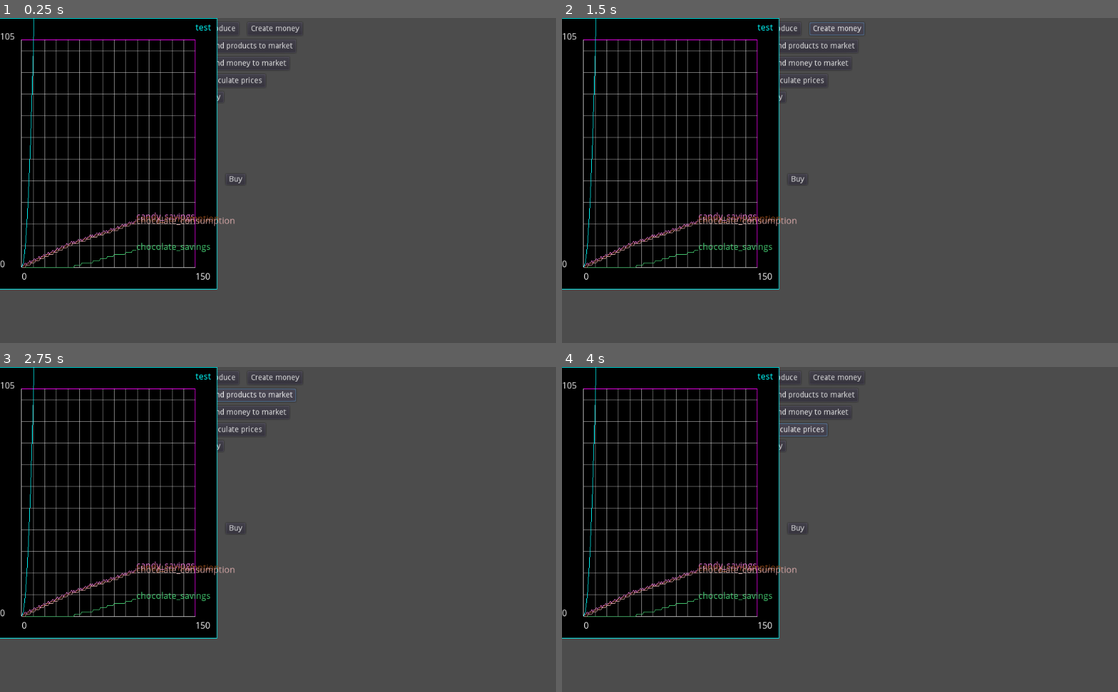
Above: before the commit, frames 1-4 (two rows, left to right).
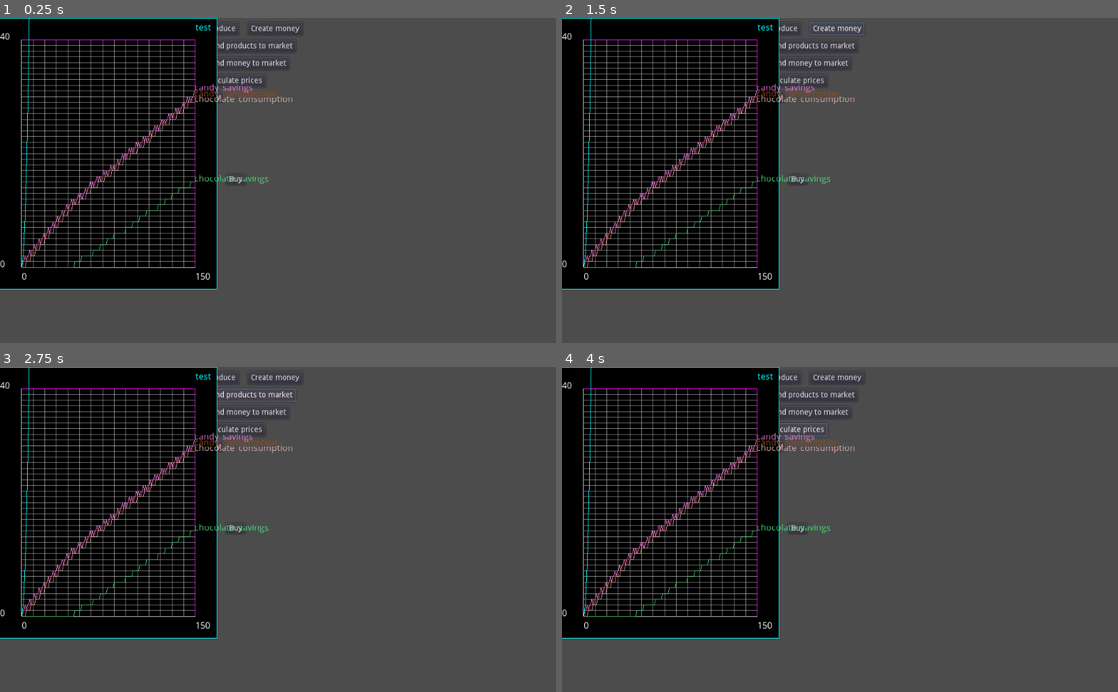
Above: after the commit, the same moments.

Repository: carlostgit/Fiat2
Game: Godot game, scene res://Fiat.tscn
Same seed, same stepped clock (60 frames per second), same inputs: the game is played once before the commit and once after it.
Inputs:
- Up to frame 1 (0.25 s): no input
- Up to frame 2 (1.5 s): click "Produce" at 0.5 s; click "Create money" at 1.25 s
- Up to frame 3 (2.75 s): click "Send products to market" at 2 s
- Up to frame 4 (4 s): click "Send money to market" at 2.75 s; click "Calculate prices" at 3.5 s

The runs differ from the first frame. In frame 1, 5.5% of the frame differs, in the area x 0-53%, y 0-77%; in frame 2, 5.5%; in frame 3, 5.5%; in frame 4, 5.5%.

Commit message:
Cambio de nombre a los combos de SatisfactionCalculator. Los llamo complementary_combos, porque voy a añadir suplementary_combos

Diff:
--- a/PriceCalculation/PriceCalculationTester.gd
+++ b/PriceCalculation/PriceCalculationTester.gd
@@ -17,7 +17,7 @@
 func _ready():
 
 	var x_max:float = 150
-	var y_max:float = 105
+	var y_max:float = 40
 	var plotter:Plotter = Plotter.new(x_max,y_max)
 	plotter.set_size(Vector2(400,400))
 	plotter.set_size(Vector2(400,500))
@@ -61,8 +61,8 @@
 	var param_preference_at_0_for_sweets = 1.0
 	var maximum_satisf_for_sweets = 10.0
 	var satisfaction_curve_for_sweets:SatisfactionCurve = SatisfactionCurve.new(param_preference_at_0_for_sweets, maximum_satisf_for_sweets)
-	satisfaction_calculator.set_combo("sweets_consumption",["candy_consumption","chocolate_consumption"])
-	satisfaction_calculator.set_satisfaction_curve_for_combo("sweets_consumption",satisfaction_curve_for_sweets)
+	satisfaction_calculator.set_complementary_combo("sweets_consumption",["candy_consumption","chocolate_consumption"])
+	satisfaction_calculator.set_satisfaction_curve_for_complementary_combo("sweets_consumption",satisfaction_curve_for_sweets)
 
 	var param_preference_at_0_for_candy_sav = 1.0
 	var maximum_satisf_for_candy_sav = 10.0
@@ -85,7 +85,7 @@
 	print (options_result)
 	var products_result = satisfaction_calculator.get_products()
 	print (products_result)
-	var combos_result = satisfaction_calculator.get_combos()
+	var combos_result = satisfaction_calculator.get_complementary_combos()
 	print (combos_result)
 
 #
@@ -157,7 +157,7 @@
 		for option in options:
 			option_points_dict[option] = []
 
-		for i in range(100):
+		for i in range(150):
 #			var input_dict:Dictionary = {"candy":i}
 #			var options_output:Dictionary = trade_calculator.calculate_trade_for_combidict(input_dict)
 			var options_output:Dictionary = trade_calculator.calculate_best_combidict(i)
--- a/PriceCalculation/SatisfactionCalculator.gd
+++ b/PriceCalculation/SatisfactionCalculator.gd
@@ -10,9 +10,8 @@
 
 #const Combination = preload("res://Combination.gd")
 
-var _combos:Dictionary = {"sweets":["chocolate","candy"]}
-#var _param_combo_preference_at_0 = {"sweets":10.8}
-#var _param_combo_maximum_quantity_satisf = {"sweets":3.0}
+var _complementary_combos:Dictionary = {"sweets":["chocolate","candy"]}
+
 
 #var _products = ["chocolate","candy"]
 var _products = Globals._products
@@ -22,7 +21,7 @@
 const SatisfactionCurve = preload("res://PriceCalculation/SatisfactionCurve.gd")
 
 var _option_satisf_curve_dict:Dictionary = {}
-var _combo_satisf_curve_dict:Dictionary = {}
+var _complementary_combo_satisf_curve_dict:Dictionary = {}
 
 var _options:Array = ["candy_savings","chocolate_savings",
 						"candy_consumption","chocolate_consumption"]
@@ -84,7 +83,7 @@
 func calculate_satifaction_of_candy_consumption(quantity_arg:float) -> float:
 	return calculate_satifaction_of_option("candy_consumption",quantity_arg)
 func calculate_satifaction_of_sweets_consumption(quantity_arg:float) -> float:
-	return calculate_satifaction_of_opt_combo("sweets_consumption",quantity_arg)
+	return calculate_satifaction_of_opt_complementary_combo("sweets_consumption",quantity_arg)
 ##
 
 
@@ -97,7 +96,7 @@
 
 func reset()->void:
 	_option_satisf_curve_dict.clear()
-	_combo_satisf_curve_dict.clear()
+	_complementary_combo_satisf_curve_dict.clear()
 
 func set_preference_for_chocolate():
 	reset()
@@ -117,8 +116,8 @@
 	return 0
 
 func get_combo_max_satisfaction(combo_arg:String):
-	if _combo_satisf_curve_dict.has(combo_arg):
-		return _combo_satisf_curve_dict[combo_arg].get_maximum_satisf()
+	if _complementary_combo_satisf_curve_dict.has(combo_arg):
+		return _complementary_combo_satisf_curve_dict[combo_arg].get_maximum_satisf()
 	return 0
 
 func get_option_preference_at_0(option_arg:String):
@@ -127,8 +126,8 @@
 	return 0
 
 func get_combo_preference_at_0(combo_arg:String):
-	if _combo_satisf_curve_dict.has(combo_arg):
-		return _combo_satisf_curve_dict[combo_arg].get_preference_at_0()
+	if _complementary_combo_satisf_curve_dict.has(combo_arg):
+		return _complementary_combo_satisf_curve_dict[combo_arg].get_preference_at_0()
 	return 0
 
 func increase_max_satisfaction_of_option(option_arg:String):
@@ -138,10 +137,10 @@
 		_option_satisf_curve_dict[option_arg].set_maximum_satisf(current_max_satisf)
 
 func increase_max_satisfaction_of_combo(combo_arg:String):
-	if _combo_satisf_curve_dict.has(combo_arg):
-		var current_max_satisf = _combo_satisf_curve_dict[combo_arg].get_maximum_satisf()
+	if _complementary_combo_satisf_curve_dict.has(combo_arg):
+		var current_max_satisf = _complementary_combo_satisf_curve_dict[combo_arg].get_maximum_satisf()
 		current_max_satisf += 1
-		_combo_satisf_curve_dict[combo_arg].set_maximum_satisf(current_max_satisf)
+		_complementary_combo_satisf_curve_dict[combo_arg].set_maximum_satisf(current_max_satisf)
 
 
 func set_max_satisfaction_of_option(option_arg:String,max_satisf_arg:float):
@@ -149,8 +148,8 @@
 		_option_satisf_curve_dict[option_arg].set_maximum_satisf(max_satisf_arg)
 
 func set_max_satisfaction_of_combo(combo_arg:String,max_satisf_arg:float):
-	if _combo_satisf_curve_dict.has(combo_arg):
-		_combo_satisf_curve_dict[combo_arg].set_maximum_satisf(max_satisf_arg)
+	if _complementary_combo_satisf_curve_dict.has(combo_arg):
+		_complementary_combo_satisf_curve_dict[combo_arg].set_maximum_satisf(max_satisf_arg)
 
 
 
@@ -161,7 +160,7 @@
 
 	_option_satisf_curve_dict["chocolate_consumption"]=satis_curve_chocolate
 	_option_satisf_curve_dict["candy_consumption"]=satis_curve_candy
-	_combo_satisf_curve_dict["sweets_consumption"]=satis_curve_sweets
+	_complementary_combo_satisf_curve_dict["sweets_consumption"]=satis_curve_sweets
 
 func init_candy_satisfaction():
 	var satis_curve_chocolate:SatisfactionCurve = SatisfactionCurve.new(2,5)
@@ -170,7 +169,7 @@
 
 	_option_satisf_curve_dict["chocolate_consumption"]=satis_curve_chocolate
 	_option_satisf_curve_dict["candy_consumption"]=satis_curve_candy
-	_combo_satisf_curve_dict["sweets_consumption"]=satis_curve_sweets
+	_complementary_combo_satisf_curve_dict["sweets_consumption"]=satis_curve_sweets
 
 func init_chocolate_satisfaction():
 	var satis_curve_chocolate:SatisfactionCurve = SatisfactionCurve.new(2,30)
@@ -179,26 +178,26 @@
 
 	_option_satisf_curve_dict["chocolate_consumption"]=satis_curve_chocolate
 	_option_satisf_curve_dict["candy_consumption"]=satis_curve_candy
-	_combo_satisf_curve_dict["sweets_consumption"]=satis_curve_sweets
+	_complementary_combo_satisf_curve_dict["sweets_consumption"]=satis_curve_sweets
 
 func get_satisfaction_curves_of_options():
 	return _option_satisf_curve_dict
 
-func get_satisfaction_curves_of_combos():
-	return _combo_satisf_curve_dict
+func get_satisfaction_curves_of_complementary_combos():
+	return _complementary_combo_satisf_curve_dict
 
 func set_satisfaction_curve(option_arg:String, satisfaction_curve_arg:SatisfactionCurve):
 	_option_satisf_curve_dict[option_arg]=satisfaction_curve_arg
 	assert(option_arg in _options)
 
-func set_combo(combo_arg:String,options_arg:Array):
+func set_complementary_combo(combo_arg:String,options_arg:Array):
 	for option in options_arg:
 		assert(option in _options)
-	_combos[combo_arg]=options_arg
-
-func set_satisfaction_curve_for_combo(combo_arg:String, satisfaction_curve_arg:SatisfactionCurve):
-	assert(combo_arg in _combos)
-	_combo_satisf_curve_dict[combo_arg]=satisfaction_curve_arg
+	_complementary_combos[combo_arg]=options_arg
+
+func set_satisfaction_curve_for_complementary_combo(combo_arg:String, satisfaction_curve_arg:SatisfactionCurve):
+	assert(combo_arg in _complementary_combos)
+	_complementary_combo_satisf_curve_dict[combo_arg]=satisfaction_curve_arg
 
 
 #func calculate_satisf_of_combination(combination_arg:Combination):
@@ -221,10 +220,10 @@
 	#		satisf_of_prod_individually += satisf_curve.calculate_satifaction(amount_of_product)
 
 	var satisf_of_combi = 0.0
-	for combi_name in self._combos.keys():
+	for combi_name in self._complementary_combos.keys():
 		var amount_of_combi = 0
 		var count = 0
-		for option in _combos[combi_name]:
+		for option in _complementary_combos[combi_name]:
 			var amount_of_option = 0.0
 			if combidict_arg.has(option):
 				amount_of_option = combidict_arg[option]
@@ -234,7 +233,7 @@
 				break
 			count += 1
 
-		satisf_of_combi += self.calculate_satifaction_of_opt_combo(combi_name,amount_of_combi)
+		satisf_of_combi += self.calculate_satifaction_of_opt_complementary_combo(combi_name,amount_of_combi)
 
 	satisfaction_return = satisf_of_opt_individually+satisf_of_combi
 
@@ -323,12 +322,12 @@
 
 	return ret_satisf
 
-func calculate_satifaction_of_opt_combo(combo_arg:String, quantity_arg:float) -> float:
-
-	if false==self._combos.has(combo_arg):
+func calculate_satifaction_of_opt_complementary_combo(combo_arg:String, quantity_arg:float) -> float:
+
+	if false==self._complementary_combos.has(combo_arg):
 		return 0.0
 
-	if false==self._combo_satisf_curve_dict.has(combo_arg):
+	if false==self._complementary_combo_satisf_curve_dict.has(combo_arg):
 		return 0.0
 
 
@@ -339,7 +338,7 @@
 #	ret_satisf = max_satisf*get_diminishing_returns_factor(quantity_arg*pref_at_0/max_satisf)
 #
 
-	var combo_satisf_curve:SatisfactionCurve = self._combo_satisf_curve_dict[combo_arg]
+	var combo_satisf_curve:SatisfactionCurve = self._complementary_combo_satisf_curve_dict[combo_arg]
 	ret_satisf = combo_satisf_curve.calculate_satifaction(quantity_arg)
 
 	return ret_satisf
@@ -387,11 +386,11 @@
 func get_option_satisf_curve_dict()->Dictionary:
 	return _option_satisf_curve_dict
 
-func get_combo_satisf_curve_dict()->Dictionary:
-	return _combo_satisf_curve_dict
-
-func get_combos()->Dictionary:
-	return self._combos
+func get_complementary_combo_satisf_curve_dict()->Dictionary:
+	return _complementary_combo_satisf_curve_dict
+
+func get_complementary_combos()->Dictionary:
+	return self._complementary_combos
 
 func calculate_productdict_from_optiondict(option_dict_arg:Dictionary)->Dictionary:
 	var product_dict:Dictionary = {}
